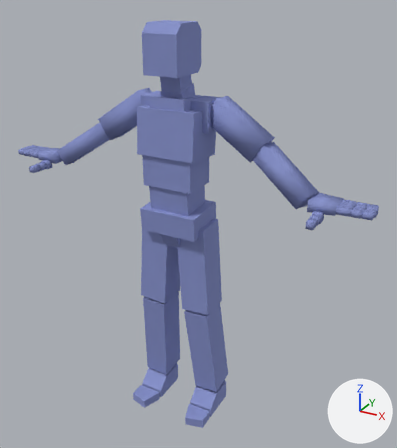
The Blender file Blender Assets/BasicCharacter.blend: old version first, new version second.
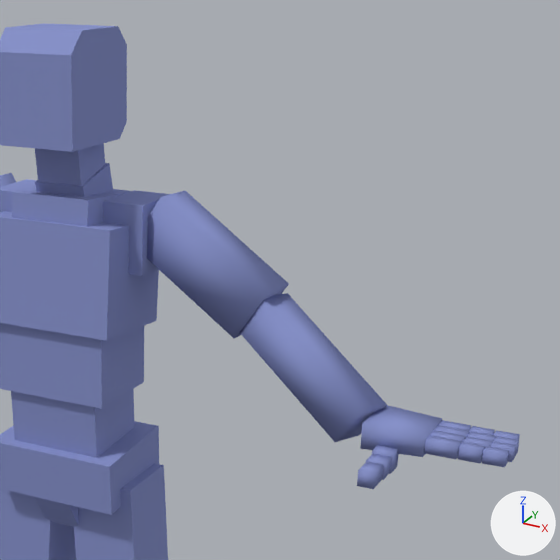
The first picture shows the older version from a camera (50 mm lens) standing at (1.203, -1.983, 2.024) and looking at (0.082, 0.056, 1.004). The close-ups show the older and then the newer version on the part from 36% to 100% of the width and 2% to 59% of the height of that picture. Only the edits that show in the close-ups are written down. The lights are fixed; the arrows at lower right show +X, +Y and +Z.

The first close-up shows 'Arms', 'Head', 'Legs', 'Torso'.
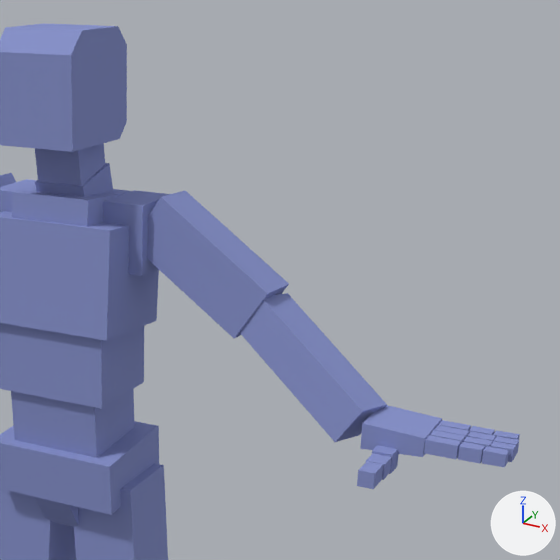
Boxes (x1, y1, x2, y2) around the edits, measured in the close-ups (560 x 560 px):
part 1 of me_cube_002, reshaped
    both: (360, 405, 442, 457)

What changed in the scene script:
```text
Change me_cube_002:
    used by ob_arms; parent = ob_default; location = (0.0, 0.0, 0.0)
    remove me_cube_002.from_pydata(...)  # 144 vertices, 108 faces; spans x 0.13..0.876, y -0.193..0.104, z 1.199..1.596
    add me_cube_002.from_pydata(...)  # 166 vertices, 130 faces; spans x 0.13..0.876, y -0.193..0.104, z 1.199..1.596
    me_cube_002 part 1
    6 faces are deleted
    16 vertices are added at x 0.629..0.737, y -0.082..0.025, z 1.223..1.269
    6 new vertices lie (0.0, 0.027, 0.0) away from vertices in x 0.629..0.737, y -0.082..-0.028, z 1.223..1.269
    28 new faces join them
```
